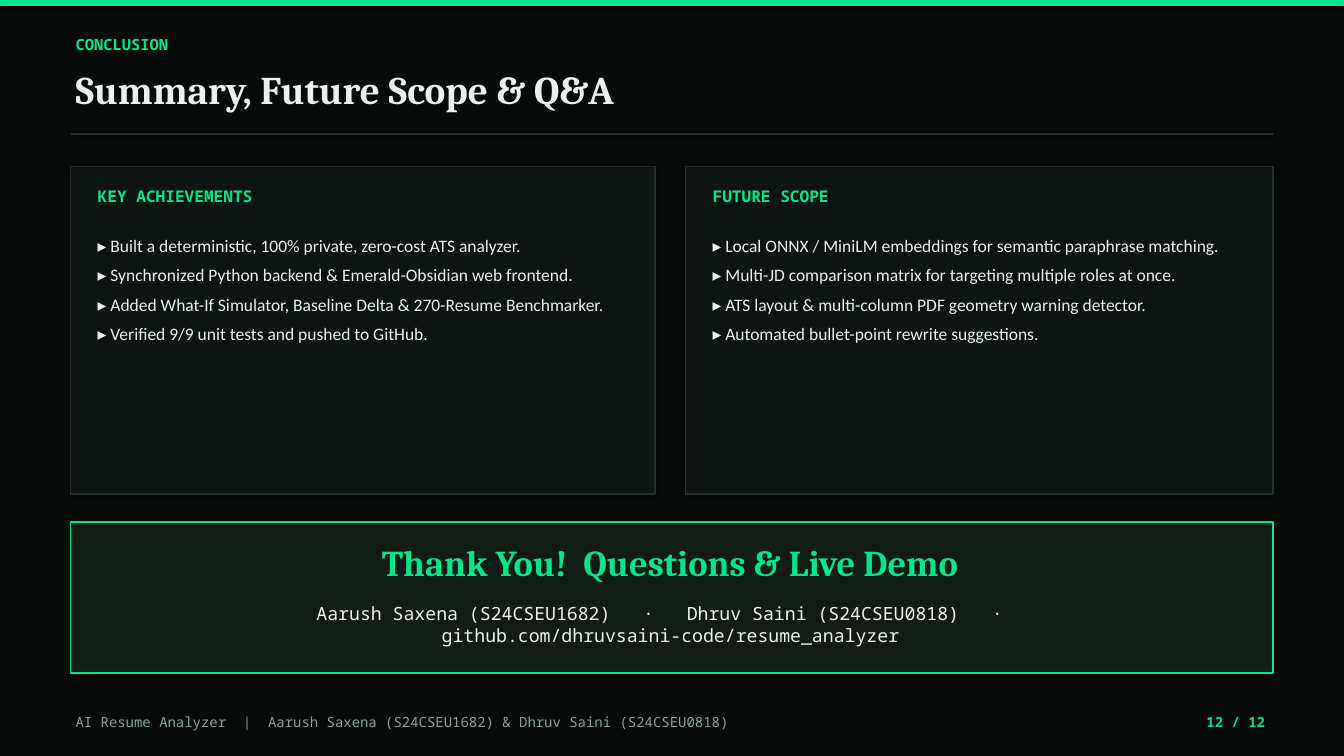
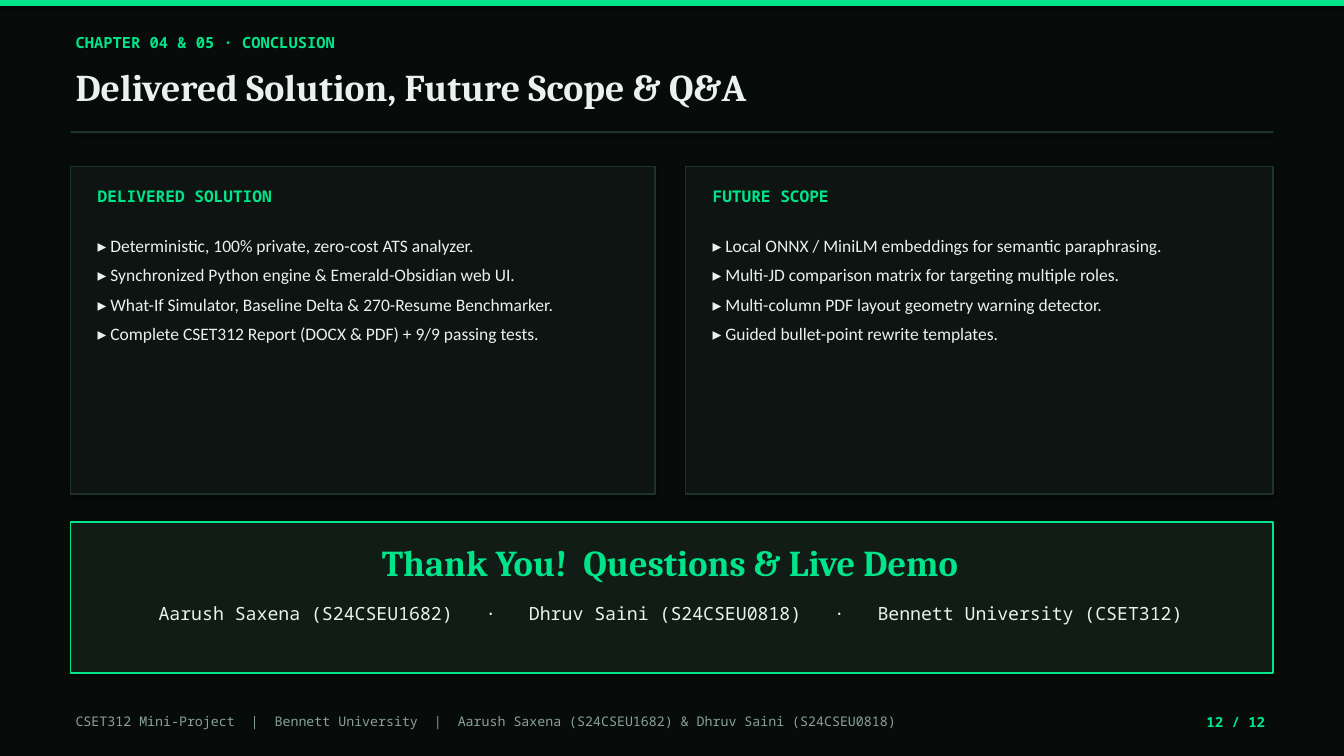
Before and after one commit to dhruvsaini-code/resume_analyzer, a slide deck: slide 12 of AI_Resume_Analyzer_Presentation.pptx. Drawn at 1344x756 pixels with LibreOffice and Linux fonts; fonts in the diff are those of the drawing. Boxes give left, top, right and bottom in pixels: in the first picture for what was removed or moved away, otherwise in the second. Text is boxed around its words. In the diff, an @@ line names an element or a change of style, - is before the commit and + after.

Commit message:
Update PowerPoint presentation with CSET312 alignment and embedded diagrams

```diff
--- a/AI_Resume_Analyzer_Presentation.pptx
+++ b/AI_Resume_Analyzer_Presentation.pptx
@@ text at [76,37,335,48]: text changed @@
-CONCLUSION
+CHAPTER 04 & 05 · CONCLUSION
@@ text at [76,74,746,109]: text changed; size 28 to 27 pt @@
-Summary, Future Scope & Q&A
+Delivered Solution, Future Scope & Q&A
@@ text at [98,190,271,202]: text changed @@
-KEY ACHIEVEMENTS
+DELIVERED SOLUTION
@@ text at [110,240,553,343]: text changed @@
-▸ Built a deterministic, 100% private, zero-cost ATS analyzer.
-▸ Synchronized Python backend & Emerald-Obsidian web frontend.
-▸ Added What-If Simulator, Baseline Delta & 270-Resume Benchmarker.
-▸ Verified 9/9 unit tests and pushed to GitHub.
+▸ Deterministic, 100% private, zero-cost ATS analyzer.
+▸ Synchronized Python engine & Emerald-Obsidian web UI.
+▸ What-If Simulator, Baseline Delta & 270-Resume Benchmarker.
+▸ Complete CSET312 Report (DOCX & PDF) + 9/9 passing tests.
@@ text at [725,240,1162,343]: text changed @@
-▸ Local ONNX / MiniLM embeddings for semantic paraphrase matching.
-▸ Multi-JD comparison matrix for targeting multiple roles at once.
-▸ ATS layout & multi-column PDF geometry warning detector.
-▸ Automated bullet-point rewrite suggestions.
+▸ Local ONNX / MiniLM embeddings for semantic paraphrasing.
+▸ Multi-JD comparison matrix for targeting multiple roles.
+▸ Multi-column PDF layout geometry warning detector.
+▸ Guided bullet-point rewrite templates.
@@ text at [159,606,1182,625]: text changed @@
-Aarush Saxena (S24CSEU1682) · Dhruv Saini (S24CSEU0818) · github.com/dhruvsaini-code/resume_analyzer
+Aarush Saxena (S24CSEU1682) · Dhruv Saini (S24CSEU0818) · Bennett University (CSET312)
@@ text at [76,716,896,729]: text changed; size 10 to 9.5 pt @@
-AI Resume Analyzer | Aarush Saxena (S24CSEU1682) & Dhruv Saini (S24CSEU0818)
+CSET312 Mini-Project | Bennett University | Aarush Saxena (S24CSEU1682) & Dhruv Saini (S24CSEU0818)
```
Also in this commit, not shown: 10 other slides changed, 1 slide added, 1 slide removed.
